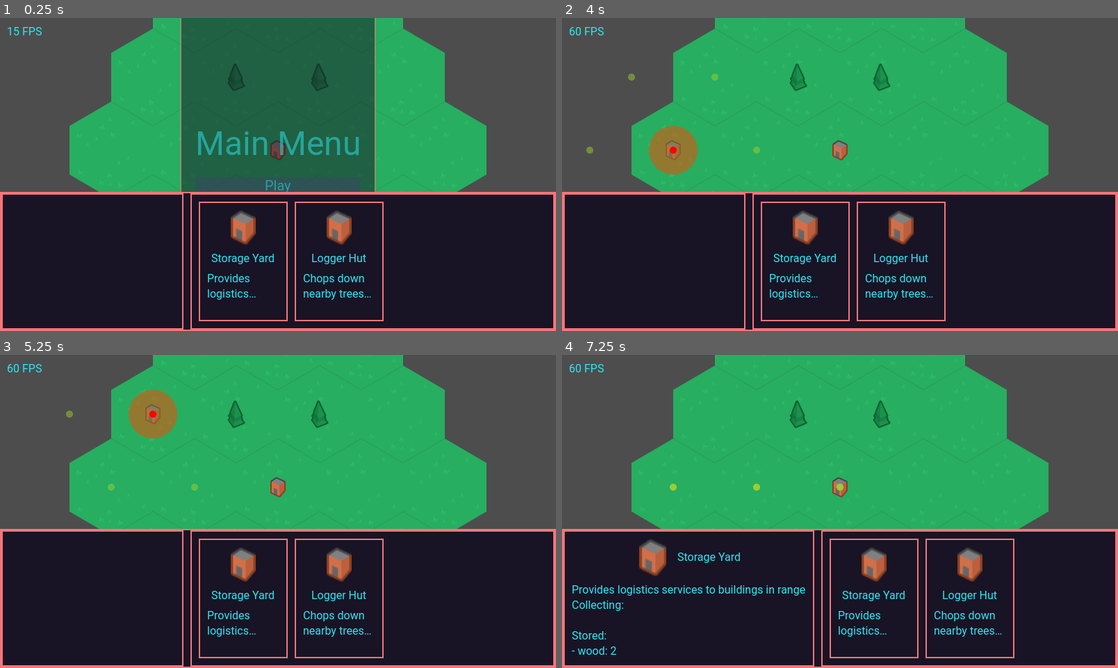
Above: before the commit, frames 1-4 (two rows, left to right).
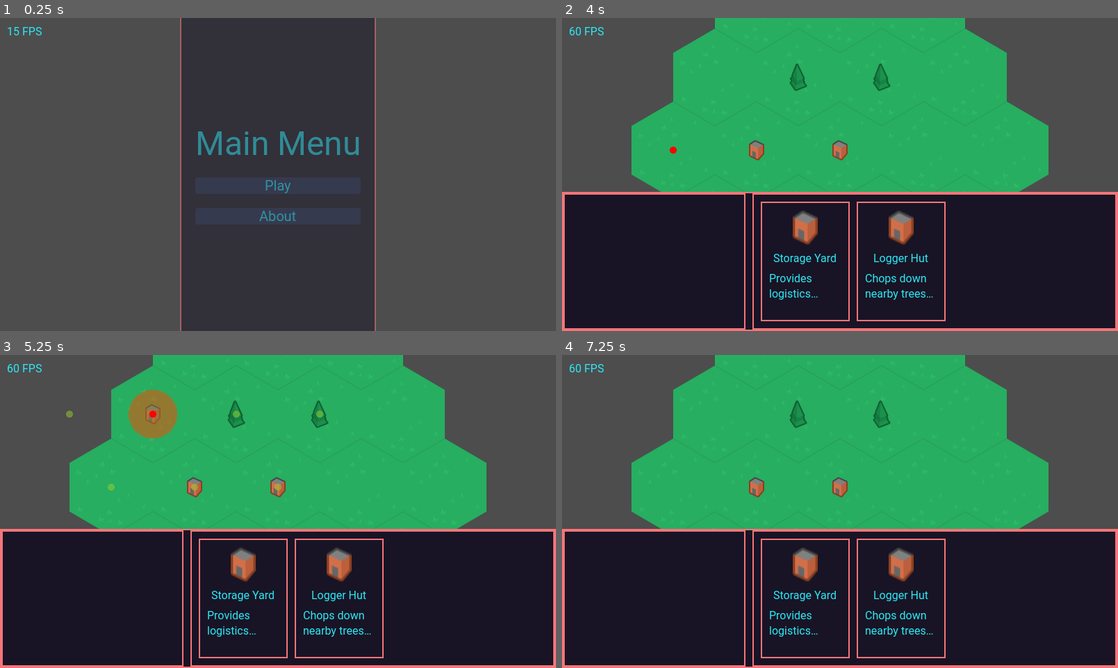
Above: after the commit, the same moments.

Repository: Bloodyaugust/citybuilder-sim
Game: Godot game, scene res://scenes/main.tscn
Two runs of this game, one before a commit and one after it. Both use one fixed random seed, a clock stepped at 60 frames per second and the inputs below. The engine's default icon, where the game draws it, is replaced by a stand-in: a white triangle on a blue panel in a dark square.
Inputs (mouse positions are in pixels of both pictures, inside the frame that each line leads up to):
- Up to frame 1 (0.25 s): no input
- Up to frame 2 (4 s): click "Play" at 0.5 s; tap Enter at 1.25 s; drag from (806, 262) to (895, 105) at 1.27 s; drag from (901, 262) to (812, 237) at 2.02 s; click (812, 237) at 2.75 s; move the mouse to (895, 105) at 2.77 s; hold D (move_right) 2.78-3.5 s; click (895, 105) at 2.85 s; click (895, 105) at 3.5 s; drag from (812, 237) to (673, 127) at 3.52 s
- Up to frame 3 (5.25 s): move the mouse to (444, 558) at 4.27 s; hold A (move_left) 4.28-5 s; right-click (444, 558) at 4.35 s; click (444, 558) at 4.55 s; click (444, 558) at 5 s; drag from (111, 464) to (194, 433) at 5.02 s
- Up to frame 4 (7.25 s): click (756, 433) at 5.75 s; move the mouse to (867, 511) at 5.77 s; hold S (move_down) 5.78-6.5 s; click (867, 511) at 5.85 s; click (867, 511) at 6.5 s; drag from (756, 433) to (728, 527) at 6.52 s

The runs differ from the first frame. In frame 1, 80% of the frame differs, in the area x 0-100%, y 0-100%; in frame 2, 1.3%; in frame 3, 0.2%; in frame 4, 5.8%.

Commit message:
Refactor away from singleton controllers
- Implement "levels" that instantiate the Surface, Controllers, and starting buildings/resources
- Add a bunch of new doodad scenes for controllers and starting actors
- Add GameBar view

Diff:
--- a/actors/Building.gd
+++ b/actors/Building.gd
@@ -1,4 +1,5 @@
 extends Node2D
+class_name Building
 
 signal request_logistics_pickup(building: Node2D)
 
@@ -6,6 +7,16 @@
 
 @onready var _sprite: Sprite2D = %Sprite2D
 @onready var _tilemap: Surface = get_tree().get_first_node_in_group("TileMap")
+
+@onready var _building_controller: BuildingController = get_tree().get_first_node_in_group(
+	"BuildingController"
+)
+@onready var _logistics_controller: LogisticsController = get_tree().get_first_node_in_group(
+	"LogisticsController"
+)
+@onready var _tilemap_actor_controller: TileMapActorController = get_tree().get_first_node_in_group(
+	"TileMapActorController"
+)
 
 var _collision_tiles: Array[Vector2i]
 var _draw_details: bool = false
@@ -71,8 +82,8 @@
 
 func get_stored_resources() -> Dictionary:
 	if GameConstants.BUILDING_FLAGS.LOGISTICS in data.building_flags:
-		return LogisticsController.get_logistic_network_resources_by_id(
-			LogisticsController.get_building_logistic_network_id(self)
+		return _logistics_controller.get_logistic_network_resources_by_id(
+			_logistics_controller.get_building_logistic_network_id(self)
 		)
 
 	return _stored_resources
@@ -104,7 +115,7 @@
 
 
 func _exit_tree() -> void:
-	BuildingController.remove_building(self)
+	_building_controller.remove_building(self)
 
 
 func _on_request_logistics_pickup(building: Node2D) -> void:
@@ -112,8 +123,8 @@
 
 	print(_tilemap.get_nav_path(_origin_tile, building.get_origin_tile()))
 
-	LogisticsController.add_resources_to_logistic_network_by_id(
-		LogisticsController.get_building_logistic_network_id(self),
+	_logistics_controller.add_resources_to_logistic_network_by_id(
+		_logistics_controller.get_building_logistic_network_id(self),
 		_requesting_building_stored_resources
 	)
 
@@ -158,7 +169,7 @@
 
 func _ready():
 	Store.state_changed.connect(_on_store_state_changed)
-	TilemapActorController.tile_actor_changed.connect(_on_tilemap_tile_actor_changed)
+	_tilemap_actor_controller.tile_actor_changed.connect(_on_tilemap_tile_actor_changed)
 
 	_origin_tile = GDUtil.get_tile_from_global_position(global_position, _tilemap)
 	global_position = GDUtil.get_global_position_from_tile(_origin_tile, _tilemap)
@@ -174,8 +185,7 @@
 		)
 
 	_sprite.texture = data.sprite
-
-	BuildingController.add_building(self)
+	_building_controller.add_building(self)
 	queue_redraw()
 	_recalculate_resources()
 	_recalculate_logistics_children()
@@ -188,7 +198,7 @@
 	_logistics_children = []
 
 	for _effect_tile in _effect_tiles:
-		var _tile_actor: Variant = TilemapActorController.get_tile_actor(_effect_tile)
+		var _tile_actor: Variant = _tilemap_actor_controller.get_tile_actor(_effect_tile)
 
 		if (
 			_tile_actor
@@ -204,7 +214,7 @@
 	_collecting_resources = {}
 
 	for _effect_tile in _effect_tiles:
-		var _tile_actor: Variant = TilemapActorController.get_tile_actor(_effect_tile)
+		var _tile_actor: Variant = _tilemap_actor_controller.get_tile_actor(_effect_tile)
 
 		if _tile_actor && _tile_actor.has_method("get_resource_id"):
 			var _resource_id: String = _tile_actor.get_resource_id()
--- a/actors/Resource.gd
+++ b/actors/Resource.gd
@@ -1,10 +1,16 @@
 extends Node2D
+class_name ResourceActor
 
 @export var data: ResourceData
 
-@onready var _tilemap: Surface = TilemapActorController.get_tilemap()
+@onready var _tilemap: Surface = get_tree().get_first_node_in_group("TileMap")
+
 @onready var _origin_tile: Vector2i = GDUtil.get_tile_from_global_position(global_position, _tilemap)
 @onready var _sprite: Sprite2D = %Sprite2D
+
+@onready var _tilemap_actor_controller: TileMapActorController = get_tree().get_first_node_in_group(
+	"TileMapActorController"
+)
 
 
 func get_resource_id() -> String:
@@ -14,5 +20,4 @@
 func _ready():
 	global_position = GDUtil.get_global_position_from_tile(_origin_tile, _tilemap)
 	_sprite.texture = data.sprite
-
-	TilemapActorController.add_actor_to_tile(_origin_tile, self)
+	_tilemap_actor_controller.add_actor_to_tile(_origin_tile, self)
--- a/autoloads/Store.gd
+++ b/autoloads/Store.gd
@@ -1,5 +1,7 @@
 extends Node
 
+const CONTROLLER_CONTAINER_SCENE: PackedScene = preload("res://doodads/ControllerContainer.tscn")
+const LEVEL_0_SCENE: PackedScene = preload("res://scenes/levels/level-0.tscn")
 const PersistentStore := preload("res://scripts/classes/PersistentStore.gd")
 
 signal state_changed(state_key, substate)
@@ -13,10 +15,20 @@
 	"selected_build_option": null,
 }
 
+@onready var _level_container: Node2D = get_tree().get_first_node_in_group("LevelContainer")
+
 
 func start_game() -> void:
 	ViewController.set_client_view(ViewController.CLIENT_VIEWS.NONE)
 	set_state("game", GameConstants.GAME_STARTING)
+
+	var _new_level = LEVEL_0_SCENE.instantiate()
+	var _new_controller_container = CONTROLLER_CONTAINER_SCENE.instantiate()
+
+	_level_container.add_child(_new_level)
+	_level_container.add_child(_new_controller_container)
+
+	set_state("game", GameConstants.GAME_STARTED)
 
 
 func save_persistent_store() -> void:
--- a/constants/GameConstants.gd
+++ b/constants/GameConstants.gd
@@ -7,3 +7,4 @@
 const GAME_IN_PROGRESS = "GAME_IN_PROGRESS"
 const GAME_OVER = "GAME_OVER"
 const GAME_STARTING = "GAME_STARTING"
+const GAME_STARTED = "GAME_STARTED"
--- a/doodads/BuildingGhost.gd
+++ b/doodads/BuildingGhost.gd
@@ -4,6 +4,13 @@
 
 @onready var _sprite: Sprite2D = %Sprite2D
 @onready var _tilemap: Surface = get_tree().get_first_node_in_group("TileMap")
+
+@onready var _logistics_controller: LogisticsController = get_tree().get_first_node_in_group(
+	"LogisticsController"
+)
+@onready var _tilemap_actor_controller: TileMapActorController = get_tree().get_first_node_in_group(
+	"TileMapActorController"
+)
 
 var _collision_tiles: Array[Vector2i]
 var _effect_tiles: Array[Vector2i]
@@ -14,16 +21,16 @@
 	for _collision_tile in _collision_tiles:
 		if (
 			!_tilemap.get_tile_is_used(_collision_tile)
-			|| TilemapActorController.get_tile_actor(_collision_tile)
+			|| _tilemap_actor_controller.get_tile_actor(_collision_tile)
 		):
 			return false
 
-	var _tile_network: Variant = LogisticsController.get_tile_logistic_network_id(_origin_tile)
+	var _tile_network: Variant = _logistics_controller.get_tile_logistic_network_id(_origin_tile)
 
 	if !_tile_network:
 		return false
 
-	var _network_resources: Dictionary = LogisticsController.get_logistic_network_resources_by_id(
+	var _network_resources: Dictionary = _logistics_controller.get_logistic_network_resources_by_id(
 		_tile_network
 	)
 
--- /dev/null
+++ b/doodads/ControllerContainer.tscn
@@ -0,0 +1,25 @@
+[gd_scene load_steps=5 format=3 uid="uid://21b1d7xdxasf"]
+
+[ext_resource type="Script" path="res://scripts/controllers/BuildingController.gd" id="1_elej1"]
+[ext_resource type="Script" path="res://scripts/controllers/LogisticsController.gd" id="2_7jfw8"]
+[ext_resource type="Script" path="res://scripts/controllers/PlayerController.gd" id="3_5ttox"]
+[ext_resource type="Script" path="res://scripts/controllers/TilemapActorController.gd" id="4_wovvi"]
+
+[node name="ControllerContainer" type="Node2D"]
+z_index = 100
+
+[node name="BuildingController" type="Node2D" parent="." groups=["BuildingController"]]
+unique_name_in_owner = true
+script = ExtResource("1_elej1")
+
+[node name="LogisticsController" type="Node2D" parent="." groups=["LogisticsController"]]
+unique_name_in_owner = true
+script = ExtResource("2_7jfw8")
+
+[node name="PlayerController" type="Node2D" parent="." groups=["PlayerController"]]
+unique_name_in_owner = true
+script = ExtResource("3_5ttox")
+
+[node name="TileMapActorController" type="Node2D" parent="." groups=["TileMapActorController"]]
+unique_name_in_owner = true
+script = ExtResource("4_wovvi")
--- /dev/null
+++ b/doodads/StartingBuilding.gd
@@ -0,0 +1,3 @@
+extends Node2D
+
+@export var data: BuildingData
--- /dev/null
+++ b/doodads/StartingBuilding.tscn
@@ -0,0 +1,6 @@
+[gd_scene load_steps=2 format=3 uid="uid://bsgv5nv5djali"]
+
+[ext_resource type="Script" path="res://doodads/StartingBuilding.gd" id="1_rxhna"]
+
+[node name="StartingBuilding" type="Node2D"]
+script = ExtResource("1_rxhna")
--- /dev/null
+++ b/doodads/StartingResource.gd
@@ -0,0 +1,3 @@
+extends Node2D
+
+@export var data: ResourceData
--- /dev/null
+++ b/doodads/StartingResource.tscn
@@ -0,0 +1,6 @@
+[gd_scene load_steps=2 format=3 uid="uid://dw43ufugcnnqe"]
+
+[ext_resource type="Script" path="res://doodads/StartingResource.gd" id="1_ujtyy"]
+
+[node name="StartingResource" type="Node2D"]
+script = ExtResource("1_ujtyy")
--- a/project.godot
+++ b/project.godot
@@ -21,9 +21,6 @@
 ClientConstants="*res://constants/ClientConstants.gd"
 GameConstants="*res://constants/GameConstants.gd"
 ViewController="*res://autoloads/ViewController.gd"
-TilemapActorController="*res://scripts/controllers/TilemapActorController.gd"
-BuildingController="*res://scripts/controllers/BuildingController.gd"
-LogisticsController="*res://scripts/controllers/LogisticsController.gd"
 
 [display]
 
--- /dev/null
+++ b/scenes/levels/level-0.tscn
@@ -0,0 +1,152 @@
+[gd_scene load_steps=10 format=3 uid="uid://i3gvqrik1ms"]
+
+[ext_resource type="Texture2D" uid="uid://cfgv72pg2yyad" path="res://sprites/hexagonTerrain_sheet.png" id="1_6wk2v"]
+[ext_resource type="Script" path="res://scripts/classes/Surface.gd" id="2_bsr08"]
+[ext_resource type="PackedScene" uid="uid://bsgv5nv5djali" path="res://doodads/StartingBuilding.tscn" id="3_qxf0i"]
+[ext_resource type="Resource" uid="uid://xh1lu2y0utpl" path="res://data/buildings/logger_hut.tres" id="4_acv8b"]
+[ext_resource type="Resource" uid="uid://cwnbkkgjapskl" path="res://data/buildings/storage_yard.tres" id="5_d6b3e"]
+[ext_resource type="PackedScene" uid="uid://dw43ufugcnnqe" path="res://doodads/StartingResource.tscn" id="6_3q5cc"]
+[ext_resource type="Resource" uid="uid://bx0wfu1su5a3j" path="res://data/resources/wood.tres" id="7_xf4el"]
+
+[sub_resource type="TileSetAtlasSource" id="TileSetAtlasSource_a7s8r"]
+texture = ExtResource("1_6wk2v")
+separation = Vector2i(2, 2)
+texture_region_size = Vector2i(120, 140)
+0:0/0 = 0
+1:0/0 = 0
+2:0/0 = 0
+3:0/0 = 0
+4:0/0 = 0
+5:0/0 = 0
+6:0/0 = 0
+7:0/0 = 0
+0:1/0 = 0
+1:1/0 = 0
+2:1/0 = 0
+3:1/0 = 0
+4:1/0 = 0
+5:1/0 = 0
+6:1/0 = 0
+7:1/0 = 0
+0:2/0 = 0
+1:2/0 = 0
+2:2/0 = 0
+3:2/0 = 0
+4:2/0 = 0
+5:2/0 = 0
+6:2/0 = 0
+7:2/0 = 0
+0:3/0 = 0
+1:3/0 = 0
+2:3/0 = 0
+3:3/0 = 0
+4:3/0 = 0
+5:3/0 = 0
+6:3/0 = 0
+7:3/0 = 0
+0:4/0 = 0
+1:4/0 = 0
+2:4/0 = 0
+3:4/0 = 0
+4:4/0 = 0
+5:4/0 = 0
+6:4/0 = 0
+7:4/0 = 0
+0:5/0 = 0
+1:5/0 = 0
+2:5/0 = 0
+3:5/0 = 0
+4:5/0 = 0
+5:5/0 = 0
+6:5/0 = 0
+7:5/0 = 0
+0:6/0 = 0
+1:6/0 = 0
+2:6/0 = 0
+3:6/0 = 0
+4:6/0 = 0
+5:6/0 = 0
+6:6/0 = 0
+0:7/0 = 0
+1:7/0 = 0
+2:7/0 = 0
+3:7/0 = 0
+4:7/0 = 0
+5:7/0 = 0
+6:7/0 = 0
+0:8/0 = 0
+1:8/0 = 0
+2:8/0 = 0
+3:8/0 = 0
+4:8/0 = 0
+5:8/0 = 0
+6:8/0 = 0
+0:9/0 = 0
+1:9/0 = 0
+2:9/0 = 0
+3:9/0 = 0
+4:9/0 = 0
+5:9/0 = 0
+6:9/0 = 0
+0:10/0 = 0
+1:10/0 = 0
+2:10/0 = 0
+3:10/0 = 0
+4:10/0 = 0
+5:10/0 = 0
+6:10/0 = 0
+0:11/0 = 0
+1:11/0 = 0
+2:11/0 = 0
+3:11/0 = 0
+4:11/0 = 0
+5:11/0 = 0
+6:11/0 = 0
+0:12/0 = 0
+1:12/0 = 0
+2:12/0 = 0
+3:12/0 = 0
+4:12/0 = 0
+5:12/0 = 0
+6:12/0 = 0
+0:13/0 = 0
+1:13/0 = 0
+2:13/0 = 0
+3:13/0 = 0
+4:13/0 = 0
+5:13/0 = 0
+6:13/0 = 0
+
+[sub_resource type="TileSet" id="TileSet_25pv1"]
+tile_shape = 3
+tile_size = Vector2i(120, 140)
+sources/2 = SubResource("TileSetAtlasSource_a7s8r")
+
+[node name="TileMap" type="TileMap" groups=["TileMap"]]
+z_index = -1
+tile_set = SubResource("TileSet_25pv1")
+format = 2
+layer_0/tile_data = PackedInt32Array(-1, 327682, 1, 0, 327682, 1, 65535, 327682, 1, -65536, 327682, 1, -131072, 327682, 1, -65537, 327682, 1, -2, 327682, 1, 131071, 327682, 1, 131070, 327682, 1, 65534, 327682, 1, -3, 327682, 1, -65538, 327682, 1, -131074, 327682, 1, -131073, 327682, 1, -196608, 327682, 1, -131071, 327682, 1, -65535, 327682, 1, 1, 327682, 1, 65536, 327682, 1)
+script = ExtResource("2_bsr08")
+
+[node name="StartingBuildings" type="Node2D" parent="."]
+unique_name_in_owner = true
+
+[node name="StartingBuilding" parent="StartingBuildings" instance=ExtResource("3_qxf0i")]
+position = Vector2(-2, -20)
+data = ExtResource("4_acv8b")
+
+[node name="StartingBuilding2" parent="StartingBuildings" instance=ExtResource("3_qxf0i")]
+position = Vector2(-122, -33)
+data = ExtResource("5_d6b3e")
+
+[node name="StartingResources" type="Node2D" parent="."]
+unique_name_in_owner = true
+
+[node name="StartingResource" parent="StartingResources" instance=ExtResource("6_3q5cc")]
+position = Vector2(60, -129)
+data = ExtResource("7_xf4el")
+
+[node name="StartingResource2" parent="StartingResources" instance=ExtResource("6_3q5cc")]
+position = Vector2(-63, -136)
+data = ExtResource("7_xf4el")
--- a/scenes/main.tscn
+++ b/scenes/main.tscn
@@ -6,131 +6,10 @@
 [ext_resource type="Script" path="res://views/MainMenu.gd" id="4"]
 [ext_resource type="PackedScene" path="res://lib/BetterCam.tscn" id="5"]
 [ext_resource type="Script" path="res://views/Splash.gd" id="6"]
+[ext_resource type="Script" path="res://views/GameBar.gd" id="7_cr1ei"]
 [ext_resource type="Script" path="res://views/About.gd" id="7_xk6j8"]
 [ext_resource type="Script" path="res://views/SelectionDetail.gd" id="8_4qo2d"]
 [ext_resource type="Script" path="res://views/BuildOptions.gd" id="8_r2c2g"]
-[ext_resource type="Texture2D" uid="uid://cfgv72pg2yyad" path="res://sprites/hexagonTerrain_sheet.png" id="9_mwvq6"]
-[ext_resource type="Script" path="res://scripts/controllers/PlayerController.gd" id="10_qhhod"]
-[ext_resource type="Script" path="res://scripts/classes/Surface.gd" id="11_6qg82"]
-[ext_resource type="PackedScene" uid="uid://bquw3hjgjei57" path="res://actors/Building.tscn" id="11_g1ajc"]
-[ext_resource type="Resource" uid="uid://xh1lu2y0utpl" path="res://data/buildings/logger_hut.tres" id="12_a4fw6"]
-[ext_resource type="Resource" uid="uid://cwnbkkgjapskl" path="res://data/buildings/storage_yard.tres" id="14_1p1qf"]
-[ext_resource type="PackedScene" uid="uid://c7pqm8xy2novr" path="res://actors/Resource.tscn" id="14_huttj"]
-[ext_resource type="Resource" uid="uid://bx0wfu1su5a3j" path="res://data/resources/wood.tres" id="15_5wglv"]
-
-[sub_resource type="TileSetAtlasSource" id="TileSetAtlasSource_a7s8r"]
-texture = ExtResource("9_mwvq6")
-separation = Vector2i(2, 2)
-texture_region_size = Vector2i(120, 140)
-0:0/0 = 0
-1:0/0 = 0
-2:0/0 = 0
-3:0/0 = 0
-4:0/0 = 0
-5:0/0 = 0
-6:0/0 = 0
-7:0/0 = 0
-0:1/0 = 0
-1:1/0 = 0
-2:1/0 = 0
-3:1/0 = 0
-4:1/0 = 0
-5:1/0 = 0
-6:1/0 = 0
-7:1/0 = 0
-0:2/0 = 0
-1:2/0 = 0
-2:2/0 = 0
-3:2/0 = 0
-4:2/0 = 0
-5:2/0 = 0
-6:2/0 = 0
-7:2/0 = 0
-0:3/0 = 0
-1:3/0 = 0
-2:3/0 = 0
-3:3/0 = 0
-4:3/0 = 0
-5:3/0 = 0
-6:3/0 = 0
-7:3/0 = 0
-0:4/0 = 0
-1:4/0 = 0
-2:4/0 = 0
-3:4/0 = 0
-4:4/0 = 0
-5:4/0 = 0
-6:4/0 = 0
-7:4/0 = 0
-0:5/0 = 0
-1:5/0 = 0
-2:5/0 = 0
-3:5/0 = 0
-4:5/0 = 0
-5:5/0 = 0
-6:5/0 = 0
-7:5/0 = 0
-0:6/0 = 0
-1:6/0 = 0
-2:6/0 = 0
-3:6/0 = 0
-4:6/0 = 0
-5:6/0 = 0
-6:6/0 = 0
-0:7/0 = 0
-1:7/0 = 0
-2:7/0 = 0
-3:7/0 = 0
-4:7/0 = 0
-5:7/0 = 0
-6:7/0 = 0
-0:8/0 = 0
-1:8/0 = 0
-2:8/0 = 0
-3:8/0 = 0
-4:8/0 = 0
-5:8/0 = 0
-6:8/0 = 0
-0:9/0 = 0
-1:9/0 = 0
-2:9/0 = 0
-3:9/0 = 0
-4:9/0 = 0
-5:9/0 = 0
-6:9/0 = 0
-0:10/0 = 0
-1:10/0 = 0
-2:10/0 = 0
-3:10/0 = 0
-4:10/0 = 0
-5:10/0 = 0
-6:10/0 = 0
-0:11/0 = 0
-1:11/0 = 0
-2:11/0 = 0
-3:11/0 = 0
-4:11/0 = 0
-5:11/0 = 0
-6:11/0 = 0
-0:12/0 = 0
-1:12/0 = 0
-2:12/0 = 0
-3:12/0 = 0
-4:12/0 = 0
-5:12/0 = 0
-6:12/0 = 0
-0:13/0 = 0
-1:13/0 = 0
-2:13/0 = 0
-3:13/0 = 0
-4:13/0 = 0
-5:13/0 = 0
-6:13/0 = 0
-
-[sub_resource type="TileSet" id="TileSet_25pv1"]
-tile_shape = 3
-tile_size = Vector2i(120, 140)
-sources/2 = SubResource("TileSetAtlasSource_a7s8r")
 
 [node name="Node2D" type="Node2D"]
 
@@ -245,6 +124,7 @@
 text = "Main Menu"
 
 [node name="GameBar" type="PanelContainer" parent="UIRoot"]
+visible = false
 clip_contents = true
 anchors_preset = 12
 anchor_top = 1.0
@@ -255,6 +135,7 @@
 grow_vertical = 0
 size_flags_vertical = 0
 theme = ExtResource("2_1ffbx")
+script = ExtResource("7_cr1ei")
 
 [node name="HBoxContainer" type="HBoxContainer" parent="UIRoot/GameBar"]
 layout_mode = 2
@@ -310,29 +191,4 @@
 mouse_drag = false
 zoom_max = 5.0
 
-[node name="TileMap" type="TileMap" parent="." groups=["TileMap"]]
-unique_name_in_owner = true
-z_index = -1
-tile_set = SubResource("TileSet_25pv1")
-format = 2
-layer_0/tile_data = PackedInt32Array(-1, 327682, 1, 0, 327682, 1, 65535, 327682, 1, -65536, 327682, 1, -131072, 327682, 1, -65537, 327682, 1, -2, 327682, 1, 131071, 327682, 1, 131070, 327682, 1, 65534, 327682, 1, -3, 327682, 1, -65538, 327682, 1, -131074, 327682, 1, -131073, 327682, 1, -196608, 327682, 1, -131071, 327682, 1, -65535, 327682, 1, 1, 327682, 1, 65536, 327682, 1)
-script = ExtResource("11_6qg82")
-
-[node name="PlayerController" type="Node2D" parent="."]
-script = ExtResource("10_qhhod")
-
-[node name="Building" parent="." instance=ExtResource("11_g1ajc")]
-position = Vector2(-3, -29)
-data = ExtResource("12_a4fw6")
-
-[node name="Building2" parent="." instance=ExtResource("11_g1ajc")]
-position = Vector2(-59, 74)
-data = ExtResource("14_1p1qf")
-
-[node name="Resource" parent="." instance=ExtResource("14_huttj")]
-position = Vector2(59, -132)
-data = ExtResource("15_5wglv")
-
-[node name="Resource2" parent="." instance=ExtResource("14_huttj")]
-position = Vector2(-58, -138)
-data = ExtResource("15_5wglv")
+[node name="LevelContainer" type="Node2D" parent="." groups=["LevelContainer"]]
--- a/scripts/classes/Surface.gd
+++ b/scripts/classes/Surface.gd
@@ -1,7 +1,13 @@
 extends TileMap
 class_name Surface
 
+const BUILDING_SCENE: PackedScene = preload("res://actors/Building.tscn")
+const RESOURCE_SCENE: PackedScene = preload("res://actors/Resource.tscn")
+
 var navigation: AStar2D = AStar2D.new()
+
+@onready var _starting_buildings_container: Node2D = %StartingBuildings
+@onready var _starting_resources_container: Node2D = %StartingResources
 
 var _used_cells: Array[Vector2i] = get_used_cells(0)
 var _path_cache: Dictionary = {}
@@ -42,6 +48,28 @@
 	return _used_cells.find(tile)
 
 
+func _on_store_state_changed(state_key: String, substate) -> void:
+	match state_key:
+		"game":
+			match substate:
+				GameConstants.GAME_STARTED:
+					for _starting_building in _starting_buildings_container.get_children():
+						var _new_building: Building = BUILDING_SCENE.instantiate()
+
+						_new_building.data = _starting_building.data
+						_new_building.global_position = _starting_building.global_position
+
+						add_child(_new_building)
+
+					for _starting_resource in _starting_resources_container.get_children():
+						var _new_resource: ResourceActor = RESOURCE_SCENE.instantiate()
+
+						_new_resource.data = _starting_resource.data
+						_new_resource.global_position = _starting_resource.global_position
+
+						add_child(_new_resource)
+
+
 func _init():
 	for _tile_index in len(_used_cells):
 		navigation.add_point(_tile_index, Vector2(_used_cells[_tile_index]))
@@ -54,3 +82,7 @@
 
 			if _tile_nav_point_index != -1:
 				navigation.connect_points(_tile_index, _tile_nav_point_index)
+
+
+func _ready():
+	Store.state_changed.connect(_on_store_state_changed)
--- a/scripts/controllers/BuildingController.gd
+++ b/scripts/controllers/BuildingController.gd
@@ -1,4 +1,5 @@
 extends Node2D
+class_name BuildingController
 
 signal building_added(building: Node2D)
 
@@ -6,19 +7,21 @@
 var BUILDING_ACTOR: PackedScene = preload("res://actors/Building.tscn")
 var BUILDING_GHOST: PackedScene = preload("res://doodads/BuildingGhost.tscn")
 
+@onready var _tilemap_actor_controller: TileMapActorController = %TileMapActorController
+
 var _current_ghost = null
 
 
 func add_building(building: Node2D) -> void:
 	for _collision_tile in building.get_collision_tiles():
-		TilemapActorController.add_actor_to_tile(_collision_tile, building)
+		_tilemap_actor_controller.add_actor_to_tile(_collision_tile, building)
 
 	building_added.emit(building)
 
 
 func remove_building(building: Node2D) -> void:
 	for _collision_tile in building.get_collision_tiles():
-		TilemapActorController.remove_actor_from_tile(_collision_tile)
+		_tilemap_actor_controller.remove_actor_from_tile(_collision_tile)
 
 
 func _on_store_state_changed(state_key: String, substate) -> void:
--- a/scripts/controllers/LogisticsController.gd
+++ b/scripts/controllers/LogisticsController.gd
@@ -1,7 +1,11 @@
 extends Node2D
+class_name LogisticsController
 
 var logistics_networks: Dictionary = {}
 var logistics_network_storages: Dictionary = {}
+
+@onready var _building_controller: BuildingController = %BuildingController
+@onready var _tilemap_actor_controller: TileMapActorController = %TileMapActorController
 
 
 func add_resources_to_logistic_network_by_id(network_id: int, resources: Dictionary) -> void:
@@ -74,7 +78,7 @@
 			_found_network.append(building)
 		else:
 			for _effect_tile in building.get_effect_tiles():
-				var _tile_actor: Variant = TilemapActorController.get_tile_actor(_effect_tile)
+				var _tile_actor: Variant = _tilemap_actor_controller.get_tile_actor(_effect_tile)
 
 				if (
 					_tile_actor
@@ -91,4 +95,4 @@
 
 
 func _ready():
-	BuildingController.building_added.connect(_on_building_added)
+	_building_controller.building_added.connect(_on_building_added)
--- a/scripts/controllers/PlayerController.gd
+++ b/scripts/controllers/PlayerController.gd
@@ -1,6 +1,7 @@
 extends Node2D
+class_name PlayerController
 
-@onready var _tilemap: Surface = %TileMap
+@onready var _tilemap: Surface = get_tree().get_first_node_in_group("TileMap")
 
 var _hovered_tile_position: Vector2
 
--- a/scripts/controllers/TilemapActorController.gd
+++ b/scripts/controllers/TilemapActorController.gd
@@ -1,4 +1,5 @@
 extends Node2D
+class_name TileMapActorController
 
 signal tile_actor_changed(tile: Vector2i)
 
@@ -33,7 +34,7 @@
 		var _selecting_tile: Vector2i = GDUtil.get_tile_from_global_position(
 			get_global_mouse_position(), _tilemap
 		)
-		var _selected_actor: Variant = TilemapActorController.get_tile_actor(_selecting_tile)
+		var _selected_actor: Variant = get_tile_actor(_selecting_tile)
 
 		if _selected_actor:
 			Store.set_state("selected_actor", _selected_actor)
--- a/views/BuildOptions.gd
+++ b/views/BuildOptions.gd
@@ -4,22 +4,27 @@
 
 @onready var _buildOptionsHBox: HBoxContainer = %BuildOptionsHBox
 
+var _building_controller: BuildingController
+
 
 func _reset_options() -> void:
 	GDUtil.free_children(_buildOptionsHBox)
 
-	for _building_data in BuildingController.BUILDING_DATA:
+	for _building_data in _building_controller.BUILDING_DATA:
 		var _new_build_option_component: Control = BUILD_OPTION_COMPONENT.instantiate()
 
 		_new_build_option_component.data = _building_data
 		_buildOptionsHBox.add_child(_new_build_option_component)
 
 
-func _on_state_changed(_state_key, _substate):
-	pass
+func _on_state_changed(state_key, substate):
+	match state_key:
+		"game":
+			match substate:
+				GameConstants.GAME_STARTED:
+					_building_controller = get_tree().get_first_node_in_group("BuildingController")
+					_reset_options()
 
 
 func _ready():
 	Store.state_changed.connect(self._on_state_changed)
-
-	_reset_options()
--- /dev/null
+++ b/views/GameBar.gd
@@ -0,0 +1,13 @@
+extends Control
+
+
+func _on_state_changed(state_key, substate):
+	match state_key:
+		"game":
+			match substate:
+				GameConstants.GAME_STARTED:
+					visible = true
+
+
+func _ready():
+	Store.state_changed.connect(self._on_state_changed)
Not shown: 1 places in scenes/main.tscn that only renumber resources
